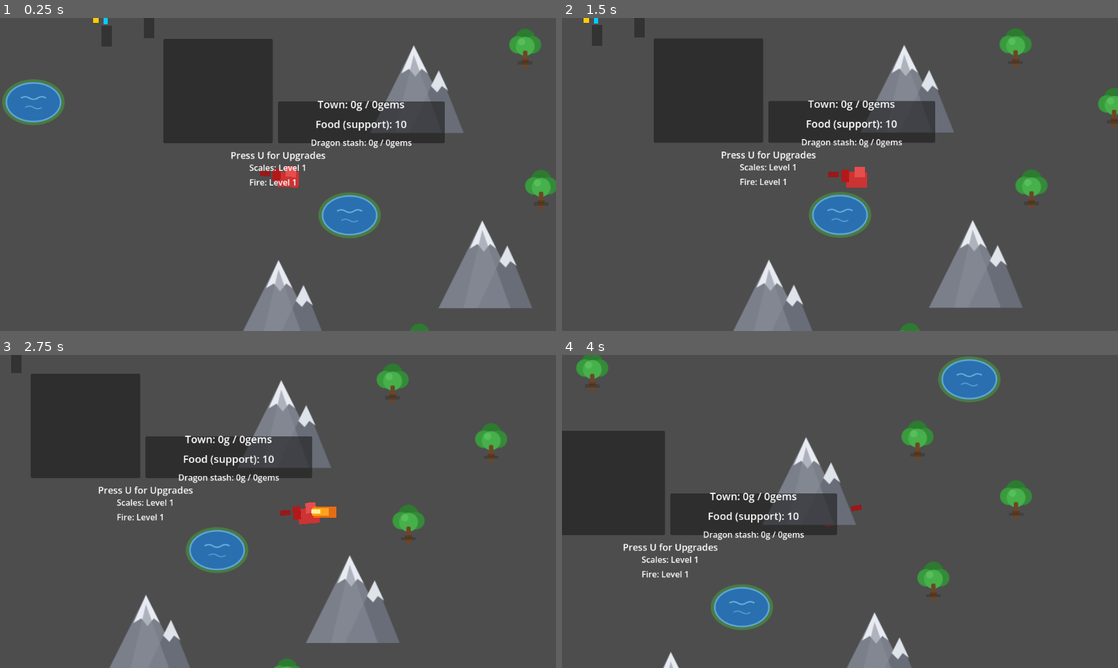
Above: before the commit, frames 1-4 (two rows, left to right).
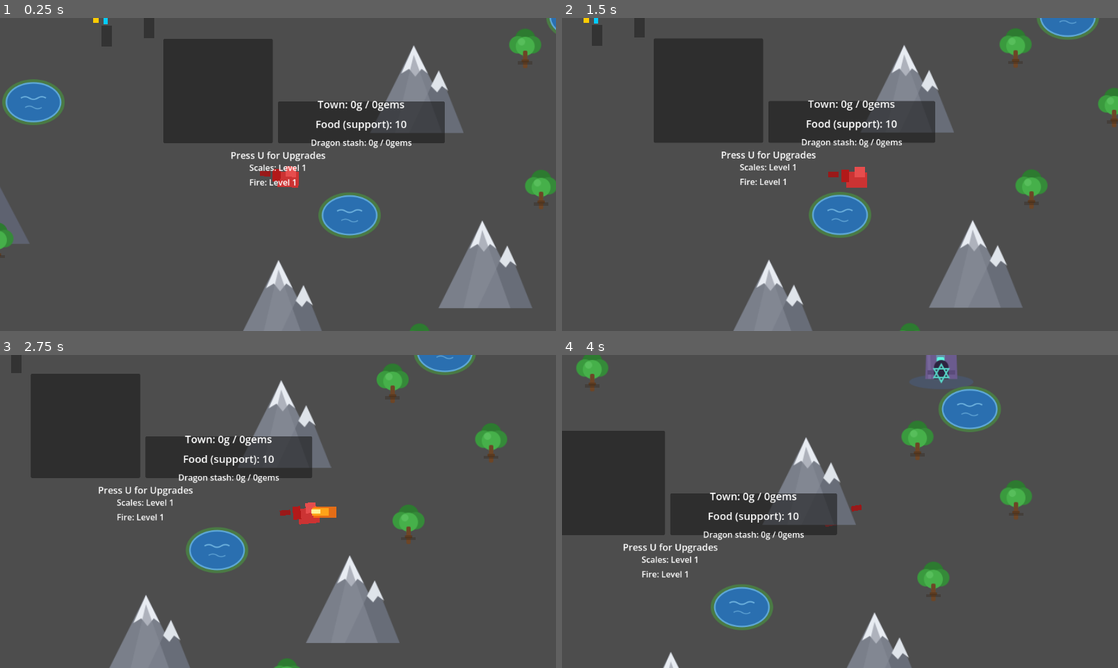
Above: after the commit, the same moments.

Repository: hyperdrive/dragonheart
Game: Godot game, scene res://scenes/main/Main.tscn
The game is run twice, just before and just after one commit, with the same random seed, the same clock (stepped at 60 frames per second) and the same inputs.
Inputs:
- Up to frame 1 (0.25 s): no input
- Up to frame 2 (1.5 s): tap U at 0.5, 1.25 s; hold D (move_right) 0.53-1.28 s; tap Space (fire) at 0.6, 1.35 s; hold S (move_down) from 1.28 s (still down)
- Up to frame 3 (2.75 s): tap U at 2 s; release S (move_down) at 2.03 s; hold D (move_right) from 2.03 s (still down); tap Space (fire) at 2.1 s
- Up to frame 4 (4 s): tap U at 2.75, 3.5 s; release D (move_right) at 2.78 s; hold W (move_up) 2.78-3.53 s; tap Space (fire) at 2.85, 3.6 s; hold A (move_left) from 3.53 s (still down)

The runs differ from the first frame. In frame 1, 0.6% of the frame differs, in the area x 0-100%, y 0-77%; in frame 2, 0.6%; in frame 3, 0.5%; in frame 4, 2.6%, in the area x 62-79%, y 0-25%.

Commit message:
Loot hauling: panic drops, pickup delay, bank-at-the-lair
Gameplay loop change (user request): stolen gold is no longer banked by
touching it — the dragon must haul it home.

- Miners drop the whole payload as a GoldDrop the instant the priority-0
  flee fires (BehaviorTree.fled_from_dragon signal); they run unburdened
  and the cart empties. GoldInterceptionSystem still covers catch-ins.
- GoldDrop entity: settle delay 1.2s (loot scatters), 90s lifetime,
  gold/gem sprite variant, group loose_loot.
- Dragon: carried_loot claws pool; _process scoops settled drops within
  70px (one per frame) and banks everything within 150px of the lair via
  game_manager.add_stolen (stash_changed → HUD refresh). Interception and
  mine-landing intake re-routed through take_loot so nothing bypasses the
  hauling loop.
- Landmarks: DragonLair.tscn (lair.svg: mountain + lit cave + hoard +
  dragon sigil) at (-620,60) near the mining district, solid like other
  mountains; wizard tower drawn (wizard_tower.svg) and actually spawned
  at (520,-420) — the old scene was never placed AND had invalid parent
  paths that would have errored on load; rewritten cleanly.
- HUD nudges: 'Carrying N loot — haul it to the lair!'

Probes verified headless, zero errors: flee→drop (payload 0, drop gold/3),
nothing banked, settle timeline, scoop→carried 3, lair delivery→stash 3,
interception→claws not stash, landmark positions, and a full-run
regression (passive economy unaffected).

Decisions: docs/decisions/2026-11-08-loot-hauling.md

Diff:
--- /dev/null
+++ b/assets/sprites/lair.svg
@@ -0,0 +1,31 @@
+<svg xmlns="http://www.w3.org/2000/svg" width="192" height="160" viewBox="0 0 192 160">
+  <!-- mountain silhouette (matches assets/sprites/mountain.svg palette) -->
+  <polygon points="96,10 178,150 14,150" fill="#6f7480"/>
+  <polygon points="150,70 192,150 104,150" fill="#5e6270"/>
+  <!-- snow cap -->
+  <polygon points="96,10 114,48 106,42 98,52 90,42 80,48" fill="#e8ecf2"/>
+  <!-- rocky shading -->
+  <polygon points="96,24 132,150 62,150" fill="#7c818d" opacity="0.55"/>
+  <!-- cave mouth -->
+  <path d="M64 150 v-34 a32 30 0 0 1 64 0 v34 z" fill="#171419"/>
+  <!-- gold hoard glowing inside the cave -->
+  <ellipse cx="96" cy="142" rx="26" ry="7" fill="#c9960f"/>
+  <circle cx="84" cy="138" r="5" fill="#ffd54a"/>
+  <circle cx="96" cy="136" r="6" fill="#ffe27a"/>
+  <circle cx="108" cy="138" r="5" fill="#ffd54a"/>
+  <circle cx="92" cy="133" r="3.5" fill="#fff2b0"/>
+  <circle cx="101" cy="132" r="3" fill="#fff2b0"/>
+  <!-- cave inner glow -->
+  <ellipse cx="96" cy="128" rx="20" ry="12" fill="#ffb638" opacity="0.25"/>
+  <!-- dragon sigil above the cave: winged mark -->
+  <path d="M72 88 q14 -18 24 -4 q10 -16 24 -2 q-10 8 -24 6 q-14 6 -24 0 z" fill="#2a2326"/>
+  <circle cx="96" cy="72" r="3" fill="#2a2326"/>
+  <!-- bone decorations flanking the lair -->
+  <g fill="#ddd6c8">
+    <ellipse cx="52" cy="146" rx="9" ry="3"/>
+    <circle cx="44" cy="144" r="3.5"/>
+    <circle cx="58" cy="143" r="3.5"/>
+    <ellipse cx="144" cy="147" rx="8" ry="3"/>
+    <circle cx="152" cy="145" r="3"/>
+  </g>
+</svg>
--- /dev/null
+++ b/assets/sprites/wizard_tower.svg
@@ -0,0 +1,46 @@
+<svg xmlns="http://www.w3.org/2000/svg" width="112" height="176" viewBox="0 0 112 176">
+  <!-- rock base -->
+  <ellipse cx="56" cy="164" rx="44" ry="10" fill="#4a5568"/>
+  <!-- tower body: tapered stone -->
+  <polygon points="34,160 38,40 74,40 78,160" fill="#6b5b8e"/>
+  <polygon points="38,40 42,160 38,160 34,60" fill="#7d6da0" opacity="0.7"/>
+  <!-- stone bands -->
+  <g fill="#5a4b7a">
+    <rect x="35" y="60" width="42" height="6"/>
+    <rect x="36" y="90" width="40" height="6"/>
+    <rect x="36.5" y="120" width="39" height="6"/>
+    <rect x="37" y="148" width="38" height="6"/>
+  </g>
+  <!-- glowing windows -->
+  <g fill="#5ff5e0">
+    <rect x="50" y="70" width="10" height="12" rx="2"/>
+    <rect x="50" y="100" width="10" height="12" rx="2"/>
+    <rect x="50" y="130" width="10" height="12" rx="2"/>
+    <rect x="49" y="62" width="12" height="20" rx="3" opacity="0.35"/>
+    <rect x="49" y="92" width="12" height="20" rx="3" opacity="0.35"/>
+    <rect x="49" y="122" width="12" height="20" rx="3" opacity="0.35"/>
+  </g>
+  <!-- door -->
+  <path d="M46 160 v-16 a10 10 0 0 1 20 0 v16 z" fill="#2c2440"/>
+  <!-- orb chamber -->
+  <polygon points="30,40 82,40 74,14 38,14" fill="#8a79ad"/>
+  <polygon points="34,40 78,40 72,16 40,16" fill="#9989bf" opacity="0.6"/>
+  <!-- roof spike -->
+  <polygon points="56,2 62,16 50,16" fill="#c9b9e8"/>
+  <!-- floating orb -->
+  <circle cx="56" cy="30" r="9" fill="#00e5ff" opacity="0.9"/>
+  <circle cx="56" cy="30" r="5.5" fill="#9ef7ff"/>
+  <circle cx="53" cy="27" r="2" fill="#ffffff"/>
+  <!-- arcanum sparks -->
+  <g fill="#ffe27a">
+    <circle cx="24" cy="34" r="3"/>
+    <circle cx="90" cy="44" r="2.5"/>
+    <circle cx="34" cy="18" r="2.5"/>
+    <circle cx="82" cy="26" r="2"/>
+  </g>
+  <!-- arcane octagram on the base -->
+  <g stroke="#5ff5e0" stroke-width="2" fill="none" opacity="0.85">
+    <polygon points="56,164 66,146 46,146"/>
+    <polygon points="56,140 66,158 46,158"/>
+  </g>
+</svg>
--- /dev/null
+++ b/scenes/objects/GoldDrop.tscn
@@ -0,0 +1,14 @@
+[gd_scene load_steps=2 format=3 uid="uid://g7d1f3j9k4n2"]
+
+[ext_resource type="Script" path="res://scripts/objects/GoldDrop.gd" id="1_drop_script"]
+
+[node name="GoldDrop" type="Node2D" groups=["loose_loot"]]
+script = ExtResource("1_drop_script")
+
+[node name="Sprite" type="Sprite2D" parent="."]
+scale = Vector2(0.7, 0.7)
+
+[node name="Glow" type="ColorRect" parent="."]
+position = Vector2(-11, -11)
+size = Vector2(22, 22)
+color = Color(1.0, 0.85, 0.4, 0.18)
--- a/scenes/objects/WizardTower.tscn
+++ b/scenes/objects/WizardTower.tscn
@@ -1,61 +1,21 @@
-[gd_scene load_steps=2 format=3 uid="uid://e3f5g7h2i9j0k"]
+[gd_scene load_steps=3 format=3 uid="uid://e3f5g7h2i9j0k"]
 
 [ext_resource type="Script" path="res://scripts/objects/WizardTower.gd" id="1_l4m6n"]
-[ext_resource type="RectangleShape2D" path="res://assets/shapes/wizardtower_shape.tres" id="2_t7y9z"]
+[ext_resource type="Texture2D" path="res://assets/sprites/wizard_tower.svg" id="2_tower_tex"]
 
-[node name="WizardTower" type="Area2D"]
+[sub_resource type="RectangleShape2D" id="1_tower_shape"]
+size = Vector2(60, 96)
+
+[node name="WizardTower" type="Area2D" groups=["wizard_tower"]]
 collision_layer = 4
 collision_mask = 2
 script = ExtResource("1_l4m6n")
 
-[node name="Sprite" type="Node2D" parent="."]
-
-[node name="Base" type="ColorRect" parent="WizardTower/Sprite"]
-size = Vector2(60, 40)
-color = Color(0.4, 0.2, 0.6, 1.0)
-
-[node name="Tower" type="ColorRect" parent="WizardTower/Sprite"]
-position = Vector2(-10, -40)
-size = Vector2(30, 40)
-color = Color(0.6, 0.3, 0.8, 1.0)
-
-[node name="Roof" type="ColorRect" parent="WizardTower/Sprite"]
-position = Vector2(-15, -50)
-size = Vector2(40, 15)
-color = Color(0.8, 0.5, 1.0, 1.0)
-
-[node name="Portal" type="ColorRect" parent="WizardTower/Sprite"]
-position = Vector2(5, -30)
-size = Vector2(15, 20)
-color = Color(0.0, 0.8, 1.0, 1.0)
-
-[node name="Stars" type="Node2D" parent="WizardTower/Sprite"]
-
-[node name="Star1" type="ColorRect" parent="WizardTower/Sprite/Stars"]
-position = Vector2(-20, -55)
-size = Vector2(5, 5)
-color = Color(1.0, 1.0, 0.0, 1.0)
-
-[node name="Star2" type="ColorRect" parent="WizardTower/Sprite/Stars"]
-position = Vector2(-10, -60)
-size = Vector2(5, 5)
-color = Color(1.0, 1.0, 0.0, 1.0)
-
-[node name="Star3" type="ColorRect" parent="WizardTower/Sprite/Stars"]
-position = Vector2(0, -58)
-size = Vector2(5, 5)
-color = Color(1.0, 1.0, 0.0, 1.0)
-
-[node name="Star4" type="ColorRect" parent="WizardTower/Sprite/Stars"]
-position = Vector2(10, -60)
-size = Vector2(5, 5)
-color = Color(1.0, 1.0, 0.0, 1.0)
-
-[node name="Star5" type="ColorRect" parent="WizardTower/Sprite/Stars"]
-position = Vector2(20, -55)
-size = Vector2(5, 5)
-color = Color(1.0, 1.0, 0.0, 1.0)
+[node name="Sprite" type="Sprite2D" parent="."]
+position = Vector2(0, -40)
+scale = Vector2(1.4, 1.4)
+texture = ExtResource("2_tower_tex")
 
 [node name="CollisionShape" type="CollisionShape2D" parent="."]
-shape = ExtResource("2_t7y9z")
-position = Vector2(0, -20)
+shape = SubResource("1_tower_shape")
+position = Vector2(0, -24)
--- /dev/null
+++ b/scenes/props/DragonLair.tscn
@@ -0,0 +1,19 @@
+[gd_scene load_steps=3 format=3 uid="uid://d1r5g8l4m2n9"]
+
+[ext_resource type="Texture2D" path="res://assets/sprites/lair.svg" id="1_lair_tex"]
+
+[sub_resource type="CircleShape2D" id="1_lair_shape"]
+radius = 58.0
+
+[node name="DragonLair" type="StaticBody2D" groups=["dragon_lair"]]
+collision_layer = 1
+collision_mask = 0
+
+[node name="Sprite" type="Sprite2D" parent="."]
+position = Vector2(0, -32)
+scale = Vector2(1.5, 1.5)
+texture = ExtResource("1_lair_tex")
+
+[node name="CollisionShape2D" type="CollisionShape2D" parent="."]
+position = Vector2(0, -18)
+shape = SubResource("1_lair_shape")
--- a/scripts/characters/Dragon.gd
+++ b/scripts/characters/Dragon.gd
@@ -8,6 +8,7 @@
 
 signal health_changed(health: int)
 signal fire_attacked
+signal loot_carried(carry_total: int)
 
 @export_group("Controls")
 @export var speed: float = 200.0
@@ -19,6 +20,12 @@
 var fire_cooldown: float = 0.0
 ## Facing state: 1 = right, -1 = left; mirrors body AND the fire assembly.
 var facing: int = 1
+## Loot in the claws — banked only when delivered at the lair.
+var carried_loot: Dictionary = {"gold": 0, "gems": 0}
+
+@export_group("Loot hauling")
+@export var pickup_radius: float = 70.0
+@export var lair_delivery_radius: float = 150.0
 ## True from die() onward: blocks extra damage, input, activity re-entry.
 var _dying: bool = false
 
@@ -105,6 +112,56 @@
 	var opportunities := interception_system.check_interception_opportunities(global_position)
 	if opportunities.size() > 0:
 		interception_system.attempt_interception(self, opportunities[0])
+	_scoop_loose_loot()
+	_deliver_carried_loot()
+
+# --- loot hauling: scoop → claws → lair ---------------------------------------
+
+## Loose drops (miner panic-drops) become collectible after their settle delay.
+## One scoop per frame keeps the pocketing readable.
+func _scoop_loose_loot() -> void:
+	for drop: Node in get_tree().get_nodes_in_group("loose_loot"):
+		var gold_drop := drop as GoldDrop
+		if gold_drop == null or not gold_drop.settled:
+			continue
+		if global_position.distance_to(gold_drop.global_position) > pickup_radius:
+			continue
+		take_loot(gold_drop.res_type, gold_drop.amount)
+		print("Dragon collected %d %s — %d loot carried, deliver to the lair!" % [
+			gold_drop.amount, gold_drop.res_type, carried_total()])
+		gold_drop.queue_free()
+		return  # one pickup per frame
+
+## Stash only grows at the lair: carried loot banks inside the cave radius.
+func _deliver_carried_loot() -> void:
+	var carry := carried_total()
+	if carry == 0:
+		return
+	var lair := get_tree().get_first_node_in_group("dragon_lair") as Node2D
+	if lair == null:
+		return
+	if global_position.distance_to(lair.global_position) > lair_delivery_radius:
+		return
+	for res_type: String in carried_loot:
+		var amount: int = carried_loot[res_type]
+		if amount > 0:
+			game_manager.add_stolen(res_type, amount)
+			print("Dragon banked %d %s at the lair" % [amount, res_type])
+			carried_loot[res_type] = 0
+	loot_carried.emit(0)
+
+## Everything (drops, interception, mine landing) funnels through here.
+func take_loot(res_type: String, amount: int) -> void:
+	if not carried_loot.has(res_type):
+		carried_loot[res_type] = 0
+	carried_loot[res_type] += amount
+	loot_carried.emit(carried_total())
+
+func carried_total() -> int:
+	var total := 0
+	for amount: int in carried_loot.values():
+		total += amount
+	return total
 
 func fire_breath() -> void:
 	if _dying or is_firing or fire_cooldown > 0.0:
@@ -149,14 +206,15 @@
 # Animations (idle, fire_breath, death) live in Dragon.tscn's AnimationPlayer
 # library — do not recreate them in code.
 
-## Direct pickup of loose resources (dropped ore, food) → dragon stash pool.
+## Loose resources grabbed straight off a mine (landing on the entrance) —
+## goes into the claws like everything else; banking happens at the lair.
 func collect_resources(resources: Dictionary) -> void:
-	if game_manager == null:
-		return
 	if resources.has("gold"):
-		game_manager.add_stolen("gold", resources["gold"])
+		take_loot("gold", resources["gold"])
 	if resources.has("gems"):
-		game_manager.add_stolen("gems", resources["gems"])
+		take_loot("gems", resources["gems"])
+	if resources.has("food"):
+		eat_food(resources["food"])
 
 func eat_food(food_value: int) -> void:
 	health = mini(health + food_value, max_health)
--- a/scripts/dragon/GoldInterceptionSystem.gd
+++ b/scripts/dragon/GoldInterceptionSystem.gd
@@ -65,13 +65,14 @@
 
 	interception_cooldown = min_interception_cooldown
 
-	# Transfer the whole payload to the dragon stash.
+	# Transfer the whole payload into the dragon's claws (banked at the lair).
 	var loot := target.steal_payload()
 	if loot["amount"] > 0:
-		if game_manager != null:
-			game_manager.add_stolen(loot["res_type"], loot["amount"])
+		var dragon_c := dragon as Dragon
+		if dragon_c != null:
+			dragon_c.take_loot(loot["res_type"], loot["amount"])
 		else:
-			push_warning("GoldInterceptionSystem: no GameManager — loot discarded")
+			push_warning("GoldInterceptionSystem: no Dragon carry — loot discarded")
 		resources_seized.emit(loot["res_type"], loot["amount"])
 
 	# Damage + possible kill; surviving miners recover slowly.
--- a/scripts/main/GameManager.gd
+++ b/scripts/main/GameManager.gd
@@ -51,6 +51,9 @@
 		(hud as GameHUD).bind_manager(self)
 	else:
 		push_warning("HUD missing or not a GameHUD")
+	# Loot-haul loop messaging: pickups tell the player where to bank them.
+	if dragon != null and dragon.has_signal("loot_carried"):
+		dragon.loot_carried.connect(_on_dragon_loot_carried)
 	emit_signal("gold_changed", treasury["gold"])
 	emit_signal("food_changed", food)
 
@@ -164,9 +167,15 @@
 func _on_entity_spawned(entity_type: String, position: Vector2) -> void:
 	pass  # keep the hook for future minimap/gameplay expansions
 
+## Dragon picked up more loot: nudge the player toward the lair.
+func _on_dragon_loot_carried(carry_total: int) -> void:
+	if carry_total > 0 and hud is GameHUD:
+		(hud as GameHUD).show_message(
+			"Carrying %d loot — haul it to the lair!" % carry_total)
+
+
 ## WorldManager raises the alarm: rally/attack messages surface on the HUD.
-func _on_swarm_state_changed(new_state: WorldManager.SwarmState) -> void:
-	if hud is GameHUD:
+func _on_swarm_state_changed(new_state: WorldManager.SwarmState) -> void:	if hud is GameHUD:
 		match new_state:
 			WorldManager.SwarmState.RALLY:
 				(hud as GameHUD).show_message("The soldiers mass at the city gate!")
--- a/scripts/main/WorldManager.gd
+++ b/scripts/main/WorldManager.gd
@@ -28,6 +28,8 @@
 @export var rally_point: Vector2 = Vector2(0, 500)   # north gate of the city
 @export var pig_pen_position: Vector2 = Vector2(-260, 760)
 @export var cow_pen_position: Vector2 = Vector2(260, 820)
+@export var lair_position: Vector2 = Vector2(-620, 60)   # dragon's home mountain
+@export var tower_position: Vector2 = Vector2(520, -420)  # wizard tower
 
 @export_group("Terrain")
 @export var tree_count: int = 14
@@ -63,6 +65,7 @@
 	"city": preload("res://scenes/props/City.tscn"),
 	"pig_pen": preload("res://scenes/props/PigPen.tscn"),
 	"cow_pen": preload("res://scenes/props/CowPen.tscn"),
+	"lair": preload("res://scenes/props/DragonLair.tscn"),
 }
 
 var scenery_scenes := [
@@ -117,8 +120,11 @@
 	spawn_entity("city", 1, city_position)
 	spawn_entity("pig_pen", 1, pig_pen_position)
 	spawn_entity("cow_pen", 1, cow_pen_position)
+	spawn_entity("lair", 1, lair_position)     # solid like other mountains
+	spawn_entity("tower", 1, tower_position)   # wizard upgrades landmark
 	spawn_fields()
-	spawn_scenery()          # scenery avoids city/fields/pens (protected list)
+	# Scenery avoids ALL landmarks (incl. lair + tower) with clearances.
+	spawn_scenery()
 	spawn_entity("mine", mine_count, mine_center, 180.0)
 	spawn_farmers()
 	spawn_entity("soldier", initial_soldier_count, rally_point, 90.0)
@@ -156,6 +162,7 @@
 func spawn_scenery() -> void:
 	var protected: Array = [
 		city_position, Vector2.ZERO, pig_pen_position, cow_pen_position,
+		lair_position, tower_position,
 	]
 	for field_pos: Vector2 in field_positions:
 		protected.append(field_pos)
--- a/scripts/npcs/BehaviorTree.gd
+++ b/scripts/npcs/BehaviorTree.gd
@@ -14,6 +14,7 @@
 
 signal state_changed(new_state: State)
 signal activity_completed(activity_id: String)
+signal fled_from_dragon(dragon_position: Vector2)
 
 enum State { IDLE, MOVING, WORKING, FLEEING, DEAD }
 
@@ -165,6 +166,7 @@
 	var away := (npc.global_position - dragon_position).normalized()
 	npc.flee_target = npc.global_position + away * npc.safe_radius
 	_set_state(State.FLEEING)
+	fled_from_dragon.emit(dragon_position)
 
 func _tick_fleeing() -> void:
 	var dragon := get_tree().get_first_node_in_group("dragon") as Node2D
--- a/scripts/npcs/Miner.gd
+++ b/scripts/npcs/Miner.gd
@@ -10,6 +10,8 @@
 signal gold_collected
 signal gems_collected
 signal resource_delivered(npc_type: String, res_type: String, amount: int)
+
+const GOLD_DROP_SCENE := preload("res://scenes/objects/GoldDrop.tscn")
 
 @export_group("Mining")
 @export var mine_work_time: float = 4.0
@@ -48,6 +50,9 @@
 	behavior_tree = BehaviorTree.new()
 	add_child(behavior_tree)
 	behavior_tree.setup(self)
+	# The moment the dragon gets too close the cart is a liability: the miner
+	# drops the whole payload as loose loot (GoldDrop) and runs unburdened.
+	behavior_tree.fled_from_dragon.connect(_drop_payload)
 	behavior_tree.register_activity(
 		"mine", 20,
 		_pick_mine_target, mine_work_time * level_multiplier(),
@@ -131,6 +136,20 @@
 
 # --- gold cart ----------------------------------------------------------------
 
+## Panic response: the gold becomes a loose pickup (with settle delay for the
+## dragon) and the miner keeps nothing — the interception system then only
+## covers a miner caught *while* carting (e.g. dangerous behavior rare now).
+func _drop_payload(_dragon_position: Vector2) -> void:
+	if payload_amount <= 0:
+		return
+	var drop := GOLD_DROP_SCENE.instantiate() as GoldDrop
+	drop.res_type = payload_res_type
+	drop.amount = payload_amount
+	drop.position = Vector2(randf_range(-16, 16), randf_range(4, 12))
+	get_parent().add_child(drop)
+	set_payload("", 0)
+	print("Miner dropped %d %s while fleeing the dragon!" % [drop.amount, drop.res_type])
+
 ## The cart rides in front of the miner (they push it toward town).
 func _push_cart() -> void:
 	if cart == null:
--- /dev/null
+++ b/scripts/objects/GoldDrop.gd
@@ -0,0 +1,42 @@
+extends Node2D
+
+class_name GoldDrop
+
+## Loose loot a panicking miner dropped while fleeing the dragon. Grows
+## "settled" after a small delay (it scatters when dropped), then waits for
+## the dragon to scoop it up (Dragon._process scans this group). Decays if
+## nobody takes it — loose gold doesn't sit in a field forever.
+
+signal drop_settled
+
+const TEXTURES := {
+	"gold": preload("res://assets/gold.svg"),
+	"gems": preload("res://assets/gem.svg"),
+}
+
+@export var settle_delay: float = 1.2     # the "small delay" before pickup
+@export var lifetime: float = 90.0        # unclaimed drops fade away
+
+var res_type: String = "gold"
+var amount: int = 1
+var settled: bool = false
+var _age: float = 0.0
+
+@onready var sprite: Sprite2D = $Sprite
+
+func _ready() -> void:
+	var texture: Texture2D = TEXTURES.get(res_type, TEXTURES["gold"])
+	(sprite as Sprite2D).texture = texture
+	# Little settle-bounce: lands hot, then becomes grabbable.
+	sprite.scale = Vector2(0.2, 0.2)
+	var tween := create_tween()
+	tween.tween_property(sprite, "scale", Vector2(0.9, 0.9), 0.4)\
+		.set_trans(Tween.TRANS_BACK).set_ease(Tween.EASE_OUT)
+
+func _process(delta: float) -> void:
+	_age += delta
+	if not settled and _age >= settle_delay:
+		settled = true
+		drop_settled.emit()
+	if _age >= lifetime:
+		queue_free()
Not shown, added: assets/sprites/lair.svg.import
Not shown, added: assets/sprites/wizard_tower.svg.import
Not shown, added: scripts/objects/GoldDrop.gd.uid
Not shown, added: docs/decisions/2026-11-08-loot-hauling.md
